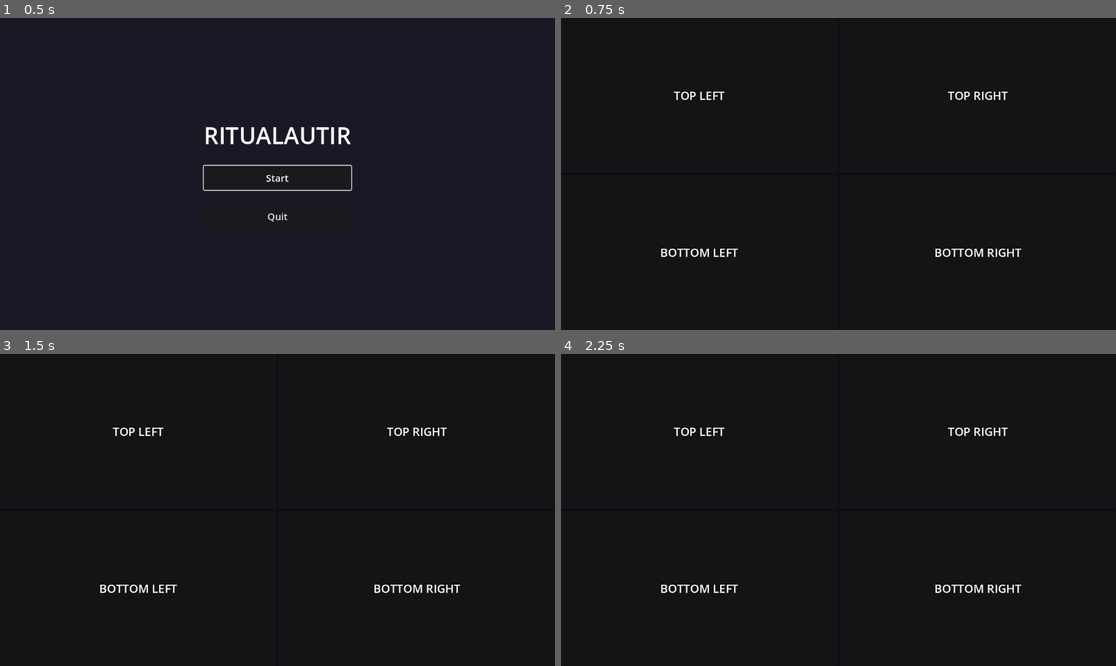
Above: before the commit, frames 1-4 (two rows, left to right).
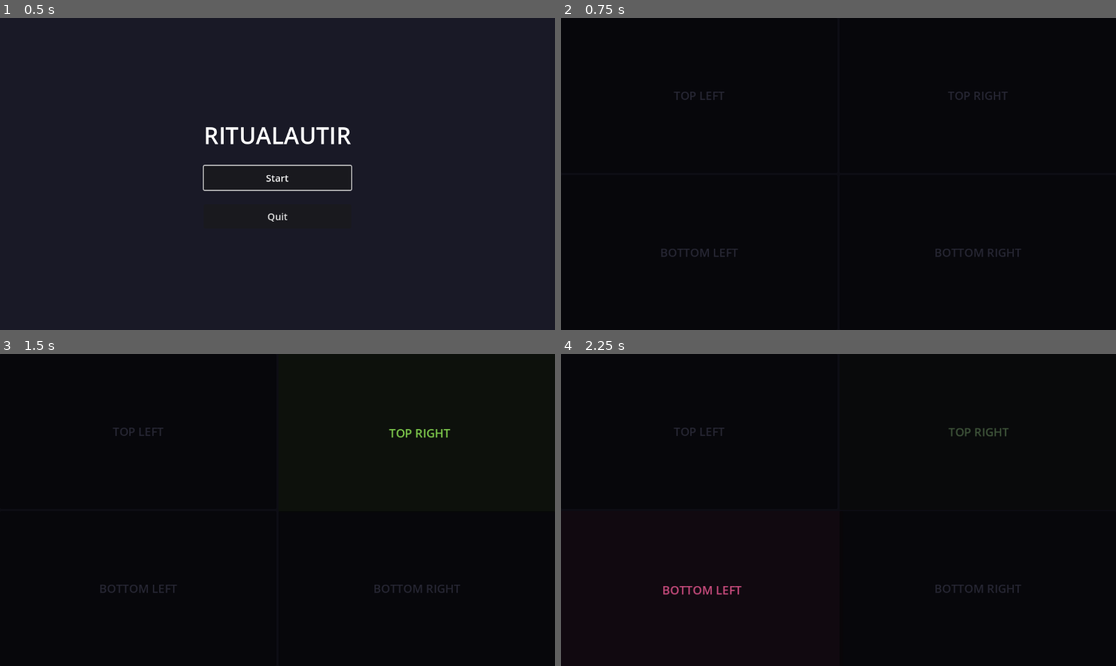
Above: after the commit, the same moments.

Repository: goatonabicycle/ritualautir
Game: Godot game, scene res://menu.tscn
Two runs of this game, one before a commit and one after it. Both use one fixed random seed, a clock stepped at 60 frames per second and the inputs below.
Inputs (mouse positions are in pixels of both pictures, inside the frame that each line leads up to):
- Up to frame 1 (0.5 s): no input
- Up to frame 2 (0.75 s): click "Start" at 0.5 s
- Up to frame 3 (1.5 s): tap Enter at 1.25 s; move the mouse to (399, 494) at 1.27 s
- Up to frame 4 (2.25 s): tap Space at 2 s; move the mouse to (727, 525) at 2.02 s

Frame 1 is identical in both runs. In frame 2, 0.7% of the frame differs, in the area x 18-83%, y 23-77%; in frame 3, 0.8%; in frame 4, 0.9%, in the area x 18-83%, y 23-78%.

Commit message:
Hover states

Diff:
--- a/ritualautir/main.gd
+++ b/ritualautir/main.gd
@@ -5,6 +5,8 @@
 @onready var top_right = $QuadrantGrid/TopRight
 @onready var bottom_left = $QuadrantGrid/BottomLeft
 @onready var bottom_right = $QuadrantGrid/BottomRight
+
+var base_color = Color(0.15, 0.15, 0.2, 1.0)
 
 func _ready():
 	setup_quadrants()
@@ -14,10 +16,34 @@
 		get_tree().change_scene_to_file("res://menu.tscn")
 
 func setup_quadrants():
-	top_left.mouse_entered.connect(func(): play_quadrant_sound(0.8))
-	top_right.mouse_entered.connect(func(): play_quadrant_sound(1.2))
-	bottom_left.mouse_entered.connect(func(): play_quadrant_sound(1.5))
-	bottom_right.mouse_entered.connect(func(): play_quadrant_sound(2.0))
+	setup_quadrant(top_left, 0.8, Color(0.3, 0.5, 0.8, 1.0))
+	setup_quadrant(top_right, 1.2, Color(0.5, 0.8, 0.3, 1.0))
+	setup_quadrant(bottom_left, 1.5, Color(0.8, 0.3, 0.5, 1.0))
+	setup_quadrant(bottom_right, 2.0, Color(0.8, 0.5, 0.3, 1.0))
+
+func setup_quadrant(quadrant, pitch, hover_color):
+	quadrant.modulate = base_color
+	quadrant.mouse_entered.connect(func(): on_quadrant_hover(quadrant, pitch, hover_color))
+	quadrant.mouse_exited.connect(func(): on_quadrant_exit(quadrant))
+
+func on_quadrant_hover(quadrant, pitch, color):
+	play_quadrant_sound(pitch)
+	animate_quadrant_in(quadrant, color)
+
+func on_quadrant_exit(quadrant):
+	animate_quadrant_out(quadrant)
+
+func animate_quadrant_in(quadrant, color):
+	var tween = create_tween()
+	tween.set_parallel()
+	tween.tween_property(quadrant, "modulate", color, 0.15)
+	tween.tween_property(quadrant, "scale", Vector2(1.02, 1.02), 0.15).set_ease(Tween.EASE_OUT)
+
+func animate_quadrant_out(quadrant):
+	var tween = create_tween()
+	tween.set_parallel()
+	tween.tween_property(quadrant, "modulate", base_color, 0.3)
+	tween.tween_property(quadrant, "scale", Vector2(1.0, 1.0), 0.3).set_ease(Tween.EASE_OUT)
 
 func play_quadrant_sound(pitch):
 	sound_player.pitch_scale = pitch
